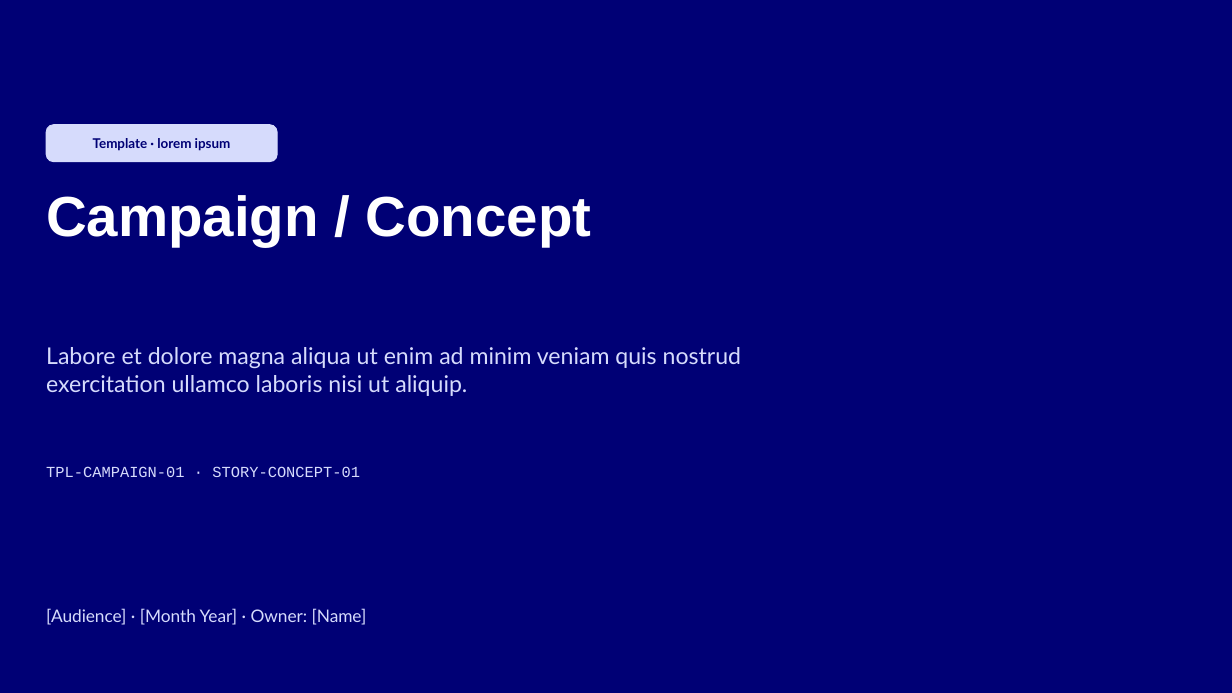
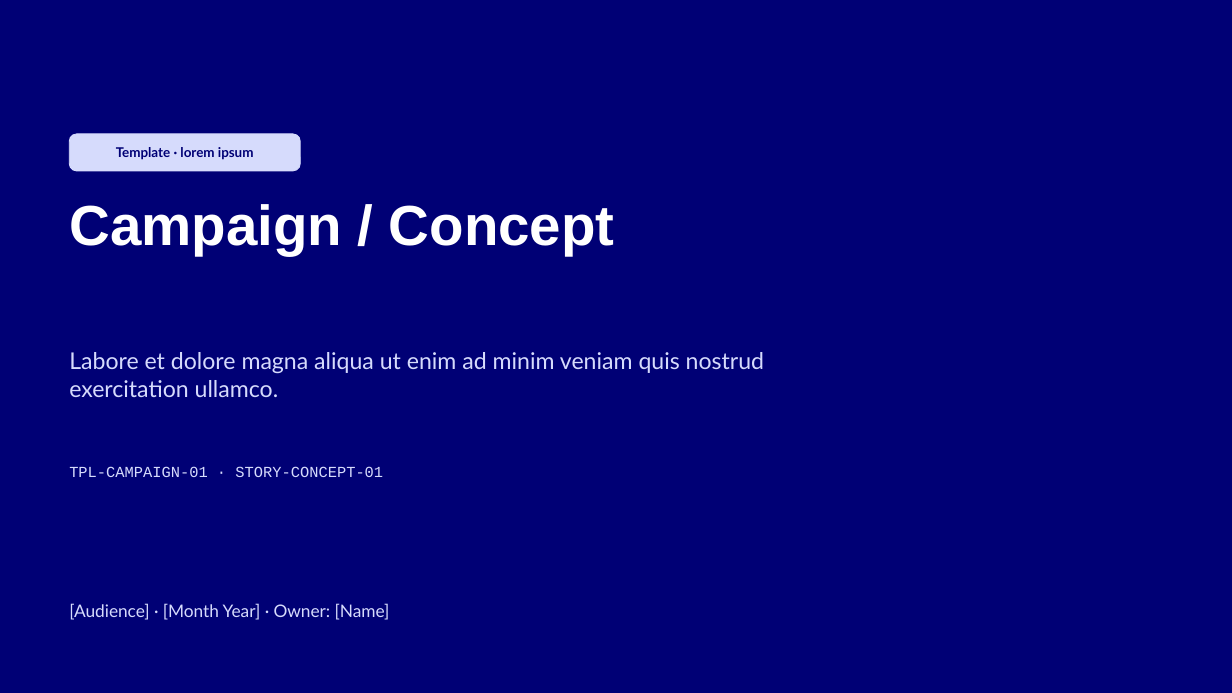
Before and after one commit to rajesh171812/storyloom.ai, a slide deck: slide 1 of downloads/templates/Template_Campaign_Concept_v1.pptx. Drawn at 1232x693 pixels with LibreOffice and Linux fonts; fonts in the diff are those of the drawing. Boxes give left, top, right and bottom in pixels: in the first picture for what was removed or moved away, otherwise in the second. Text is boxed around its words. In the diff, an @@ line names an element or a change of style, - is before the commit and + after.

```diff
--- a/downloads/templates/Template_Campaign_Concept_v1.pptx
+++ b/downloads/templates/Template_Campaign_Concept_v1.pptx
@@ text "Template · lorem ipsum": place and size @@
-text "Template · lorem ipsum" at [93,138,231,151]
+text "Template · lorem ipsum" at [116,147,254,160]
@@ rounded rectangle: place and size @@
-rounded rectangle at [46,125,277,162]
+rounded rectangle at [69,134,300,171]
@@ text "Campaign / Concept": place and size @@
-text "Campaign / Concept" at [46,195,592,247]
+text "Campaign / Concept" at [69,204,615,256]
@@ text at [69,352,764,397]: text changed @@
-Labore et dolore magna aliqua ut enim ad minim veniam quis nostrud exercitation ullamco laboris nisi ut aliquip.
+Labore et dolore magna aliqua ut enim ad minim veniam quis nostrud exercitation ullamco.
@@ text "TPL-CAMPAIGN-01 · STORY-CONCEPT-01": place and size @@
-text "TPL-CAMPAIGN-01 · STORY-CONCEPT-01" at [46,466,360,477]
+text "TPL-CAMPAIGN-01 · STORY-CONCEPT-01" at [69,466,383,477]
@@ text "[Audience] · [Month Year] · ...": place and size @@
-text "[Audience] · [Month Year] · ..." at [46,608,367,625]
+text "[Audience] · [Month Year] · ..." at [69,603,390,620]
```
Also in this commit, not shown: 12 other slides changed, 16 other files.
